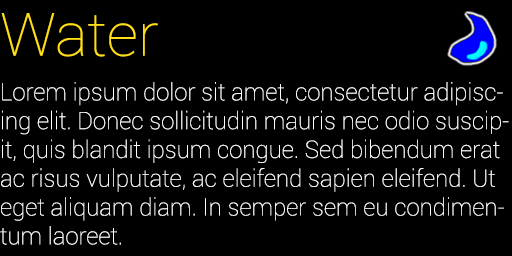
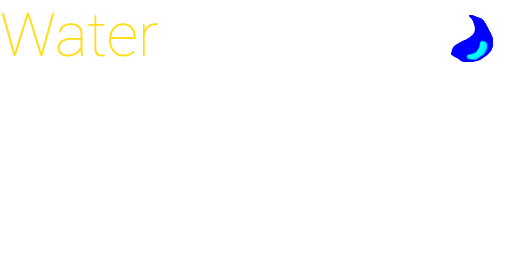
Layer changes from the first 512 × 256 image to the second:
renamed "Lorem ipsum dolor sit amet, consectetur adipiscing elit. Donec" to "Water is the element of change. A hero with the water power has", painted on it over box(0, 81, 509, 245)
hid "Layer 1" over box(0, 0, 512, 256)
